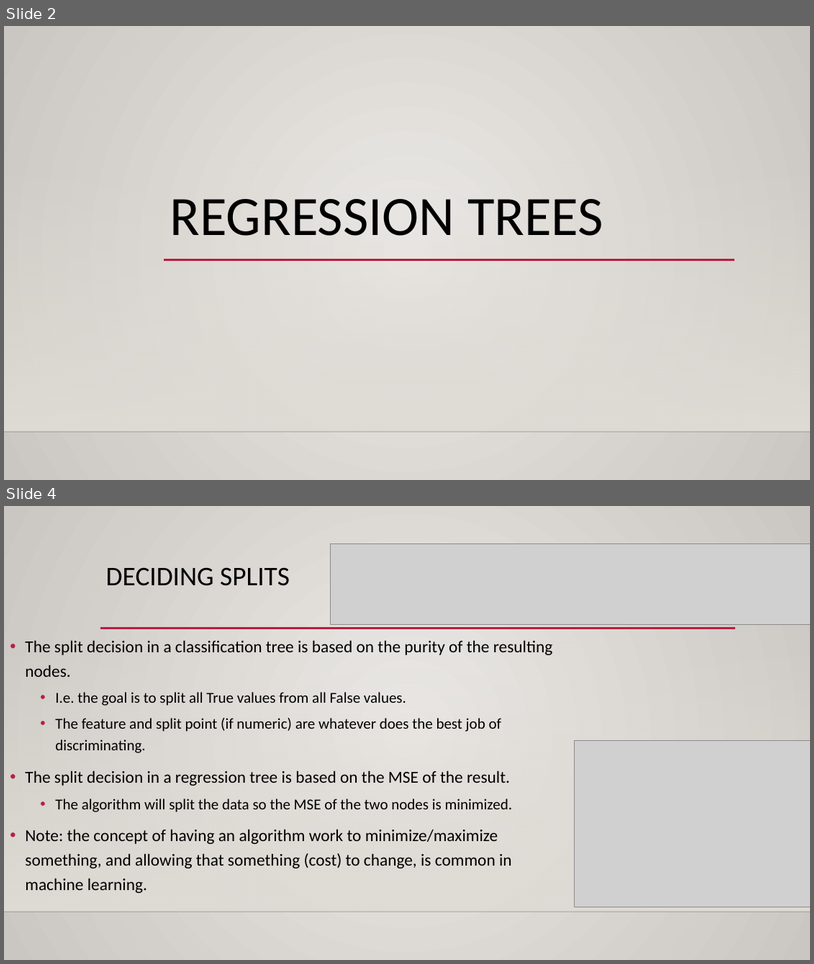
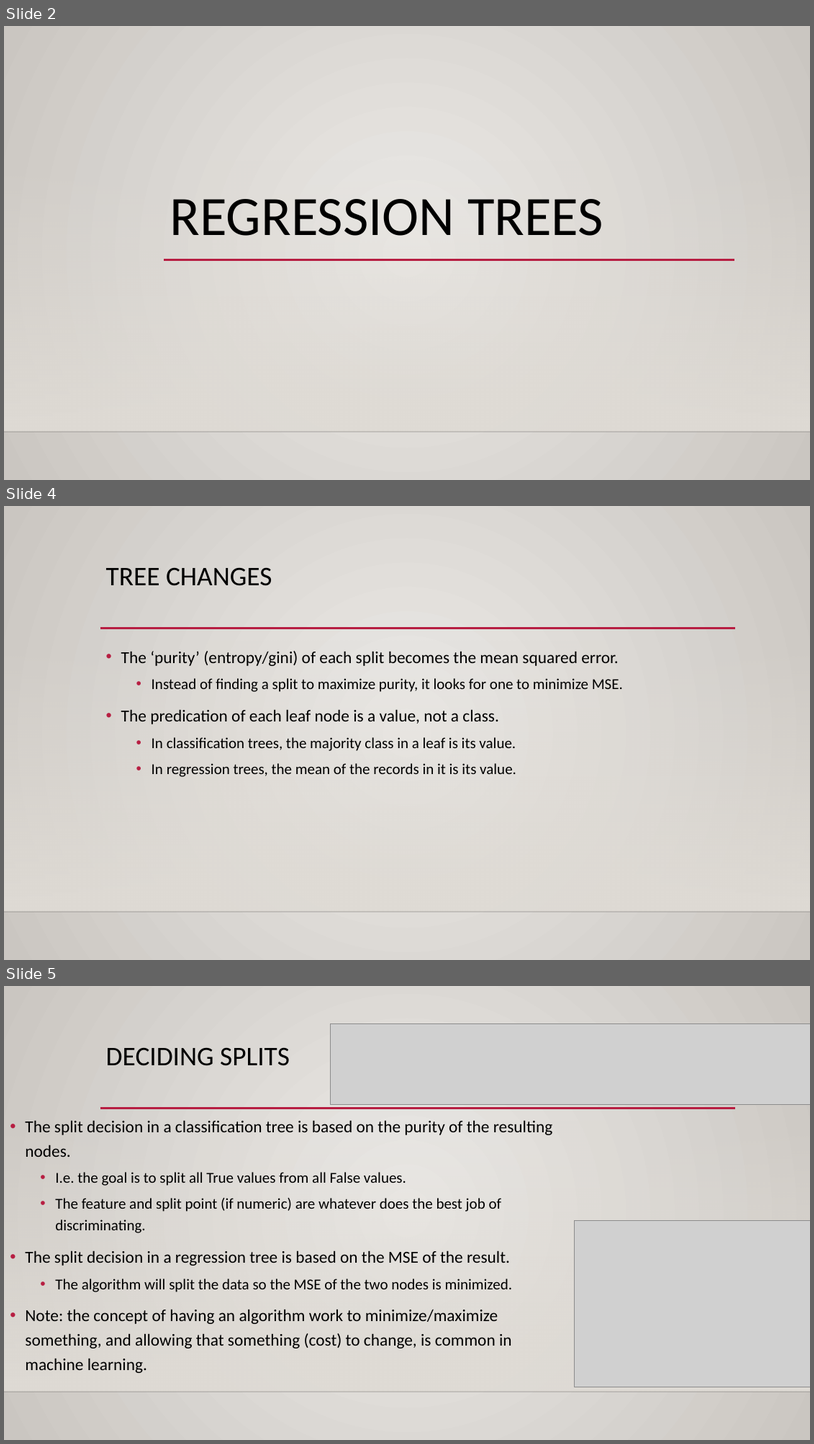
Before and after one commit to glennybarnes/Intro_to_Machine_Learning_Students, a slide deck: reference_content/Slides/006_regression_trees.pptx. Shown one above the other, each under a label of ours: slides 2 and 4 before the commit, slides 2, 4 and 5 after it; the slides between them are not shown. The pictures are 814x964 and 814x1444 pixels, drawn with LibreOffice and Linux fonts; fonts in the diff are those of the drawing; grey boxes stand for pictures; background and template pictures are left out. Boxes give left, top, right and bottom in pixels: in the first picture for what was removed or moved away, otherwise in the second. Text is boxed around its words. In the diff, an @@ line names an element or a change of style, - is before the commit and + after.

```diff
--- a/reference_content/Slides/006_regression_trees.pptx
+++ b/reference_content/Slides/006_regression_trees.pptx
@@ slide 4 added at box(4, 506, 810, 960), background gradient #ECEAE7 to #CAC7C1; not listed: 3 template elements that a slide beside it also shows @@
@@ title added at box(106, 567, 272, 586), 32 pt, text #000000 @@
+TREE CHANGES
@@ text added at box(121, 651, 623, 777), 18 pt, text #000000 @@
+• The ‘purity’ (entropy/gini) of each split becomes the mean squared error.
+  • Instead of finding a split to maximize purity, it looks for one to minimize MSE.
+• The predication of each leaf node is a value, not a class.
+  • In classification trees, the majority class in a leaf is its value.
+  • In regression trees, the mean of the records in it is its value.
@@ what was slide 4 is now slide 5 @@
```
Also in this commit, not shown: 3 slides changed, 2 other slides added, 2 other files.
